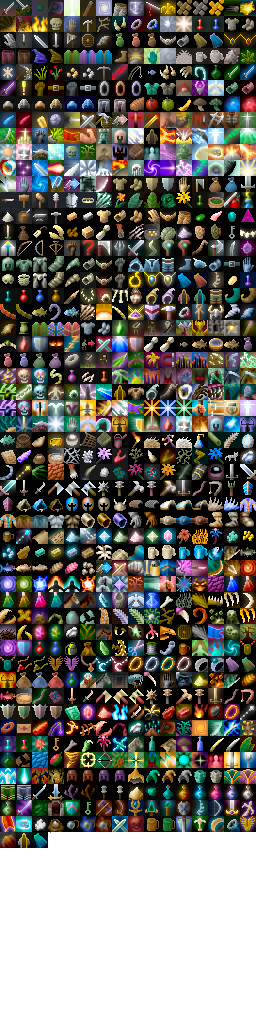
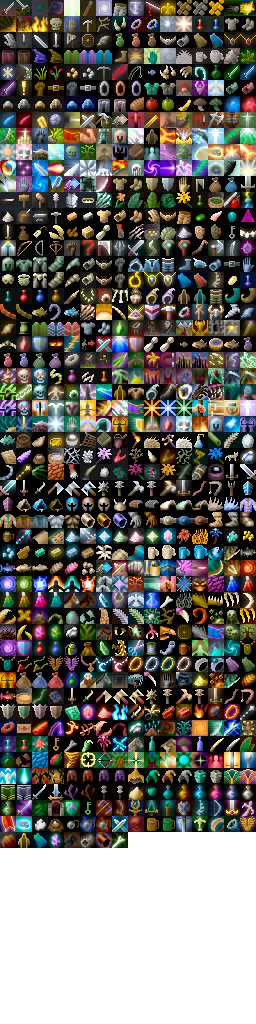
Before/after of a w=256, h=1024 layered artwork. What changed in the layer stack:
painted on "Background" over [50, 832, 125, 848]
painted on "shade" over [48, 832, 128, 848]
